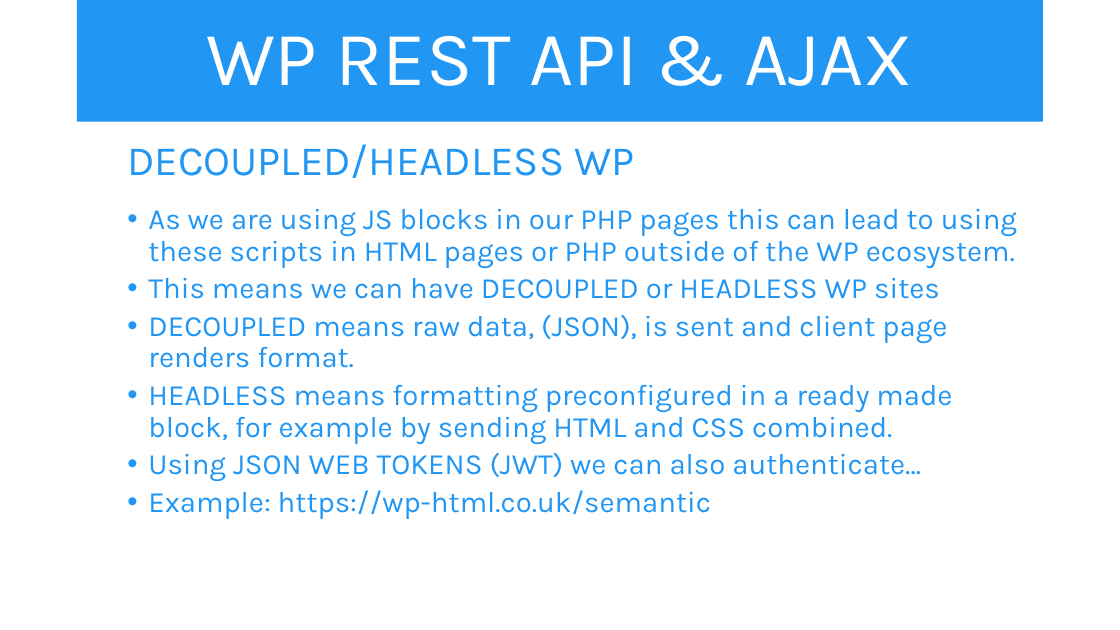
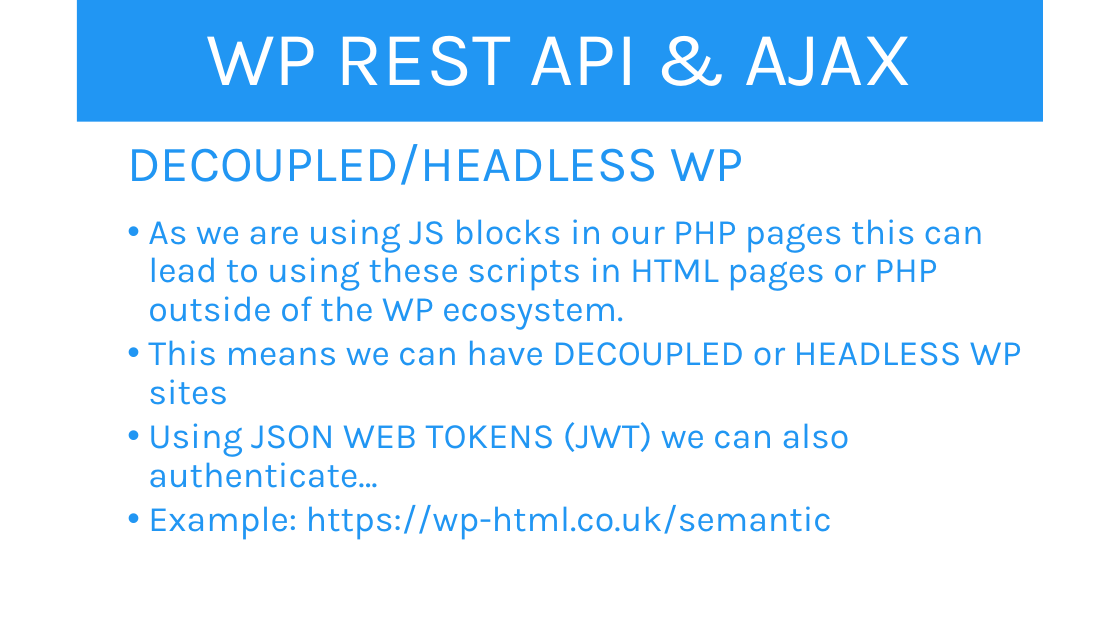
Before and after one commit to iwswordpress/rest, a slide deck: slide 13 of rest-api-workshop.pptx. Drawn at 1120x630 pixels with LibreOffice and Linux fonts; fonts in the diff are those of the drawing. Boxes give left, top, right and bottom in pixels: in the first picture for what was removed or moved away, otherwise in the second. Text is boxed around its words. In the diff, an @@ line names an element or a change of style, - is before the commit and + after.

```diff
--- a/rest-api-workshop.pptx
+++ b/rest-api-workshop.pptx
@@ text "DECOUPLED/HEADLESS WP" at <box>127,144,1022,540</box>: size 35.7 to 43.4 pt in "DECOUPLED/HEADLESS WP"; size 25.2 to 30.6 pt @@
@@ text at <box>148,315,952,444</box>: paragraphs removed @@
-  • DECOUPLED means raw data, (JSON), is sent and client page renders format.
-  • HEADLESS means formatting preconfigured in a ready made block, for example by sending HTML and CSS combined.
```
Also in this commit, not shown: 5 other slides changed, 2 other files.
